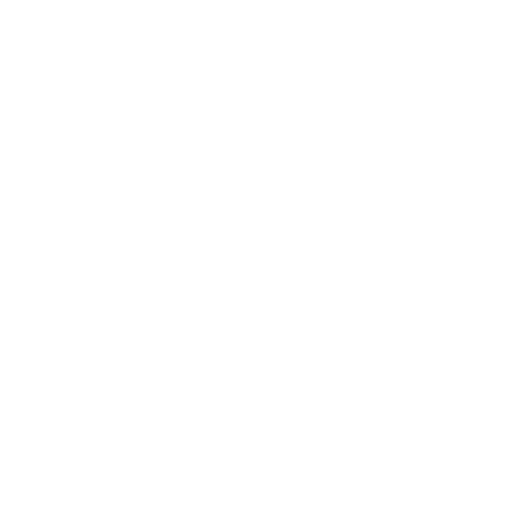
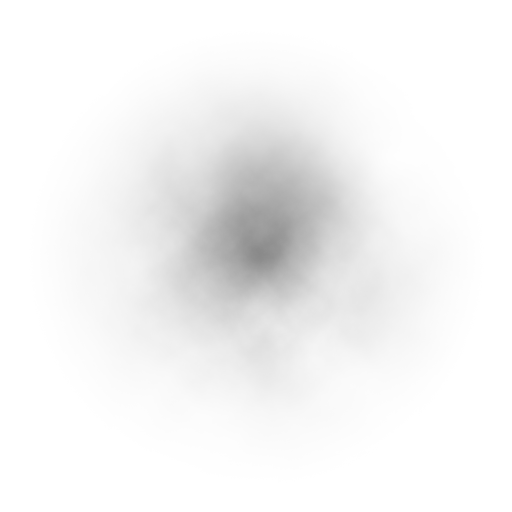
Revision of a layered (512, 512) image; what changed, layer by layer:
added layer "Layer 1" above "Layer 2" over [44, 48, 468, 461]
hid "Ellipse 1", painted on it over [44, 48, 468, 461]
